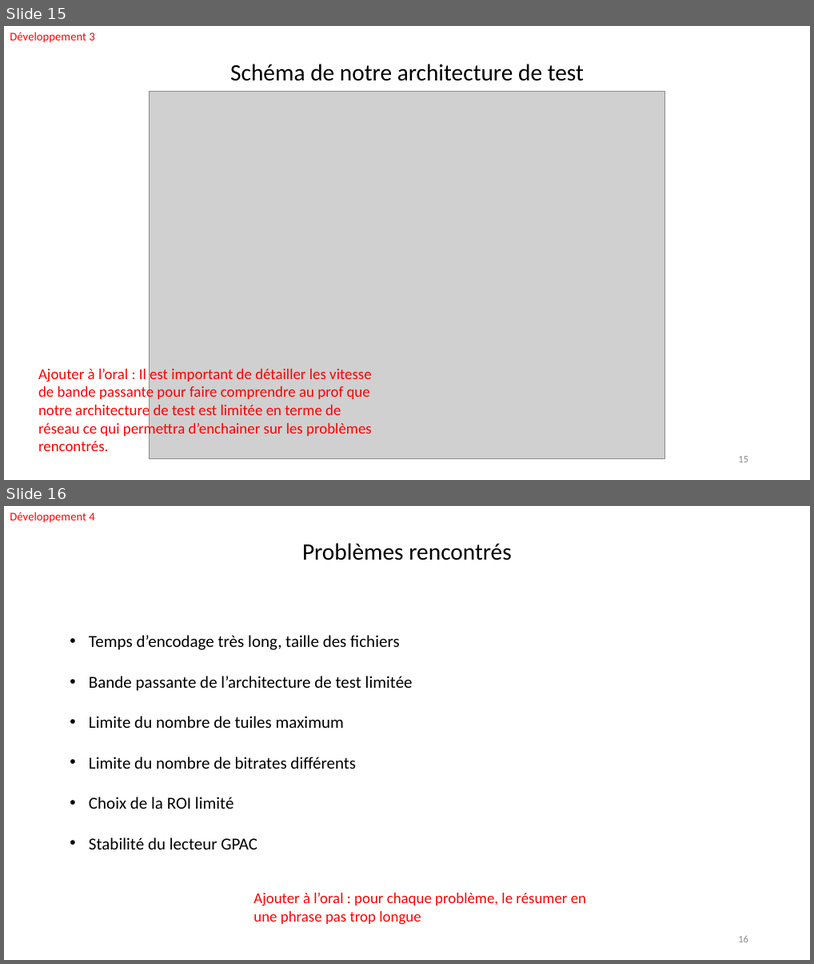
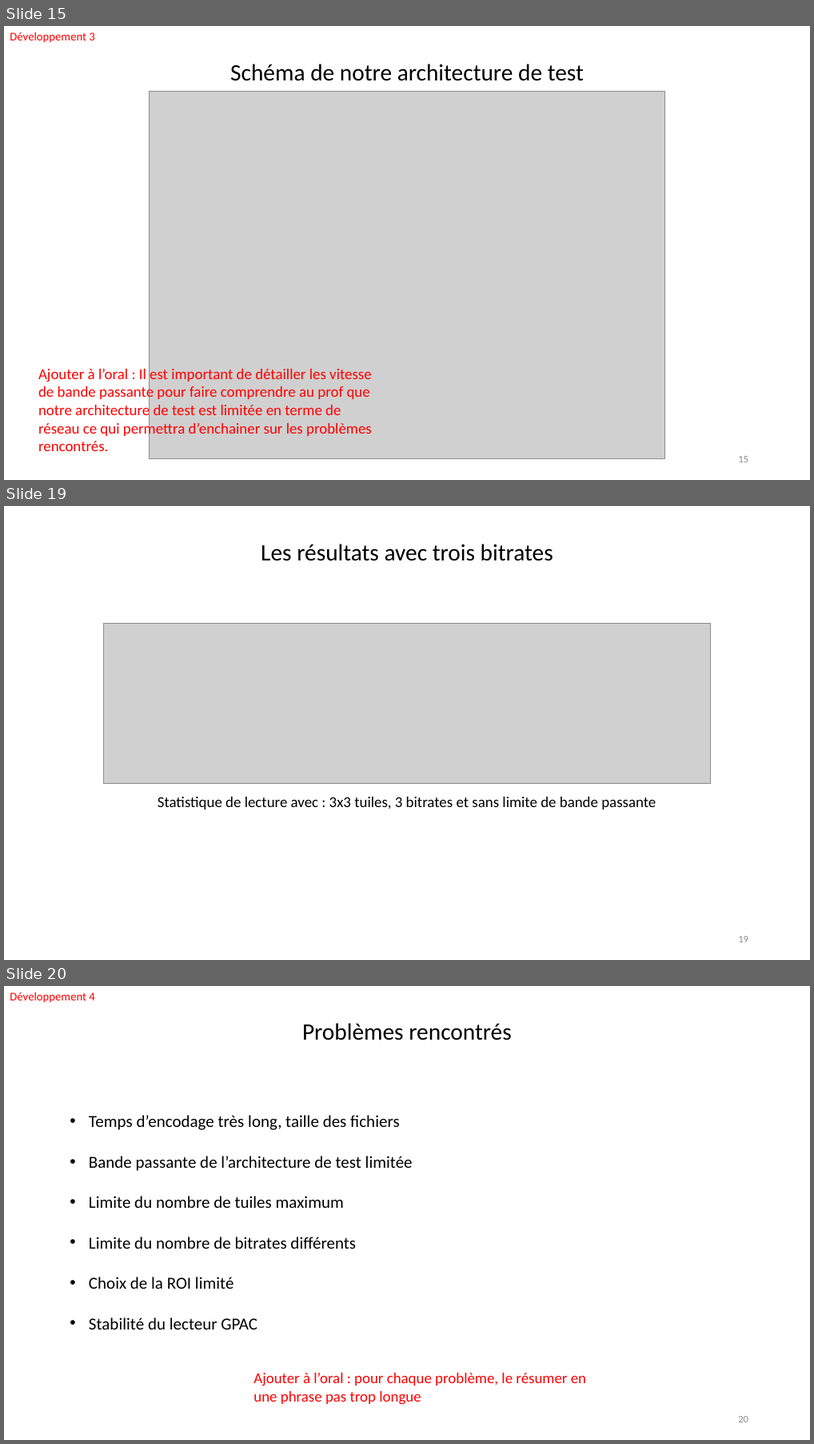
Before and after one commit to FabienMnsn/PRES2, a slide deck: Slides/PRES2019-Projet14-OlivierFourmaux-ROIStreamingImapct-soutenance.pptx. Shown one above the other, each under a label of ours: slides 15 and 16 before the commit, slides 15, 19 and 20 after it; the slides between them are not shown. The pictures are 814x964 and 814x1444 pixels, drawn with LibreOffice and Linux fonts; fonts in the diff are those of the drawing; grey boxes stand for pictures. Boxes give left, top, right and bottom in pixels: in the first picture for what was removed or moved away, otherwise in the second. Text is boxed around its words. In the diff, an @@ line names an element or a change of style, - is before the commit and + after.

```diff
--- a/Slides/PRES2019-Projet14-OlivierFourmaux-ROIStreamingImapct-soutenance.pptx
+++ b/Slides/PRES2019-Projet14-OlivierFourmaux-ROIStreamingImapct-soutenance.pptx
@@ slide 19 added at (x1=4, y1=506, x2=810, y2=960), background #FFFFFF @@
@@ text added at (x1=261, y1=544, x2=554, y2=561), 28 pt, text #000000 @@
+Les résultats avec trois bitrates
@@ picture added at (x1=104, y1=624, x2=711, y2=783) @@
@@ text added at (x1=158, y1=796, x2=656, y2=809), 18 pt, text #000000 @@
+Statistique de lecture avec : 3x3 tuiles, 3 bitrates et sans limite de bande passante
@@ page number added at (x1=738, y1=936, x2=749, y2=942), 12 pt, text #8C8C8C @@
+19
@@ what was slide 16 is now slide 20 @@
@@ page number at (x1=738, y1=1416, x2=749, y2=1422): text changed @@
-16
+20
```
Also in this commit, not shown: 4 slides changed, 4 other slides added, 3 slides removed, 4 other files.
